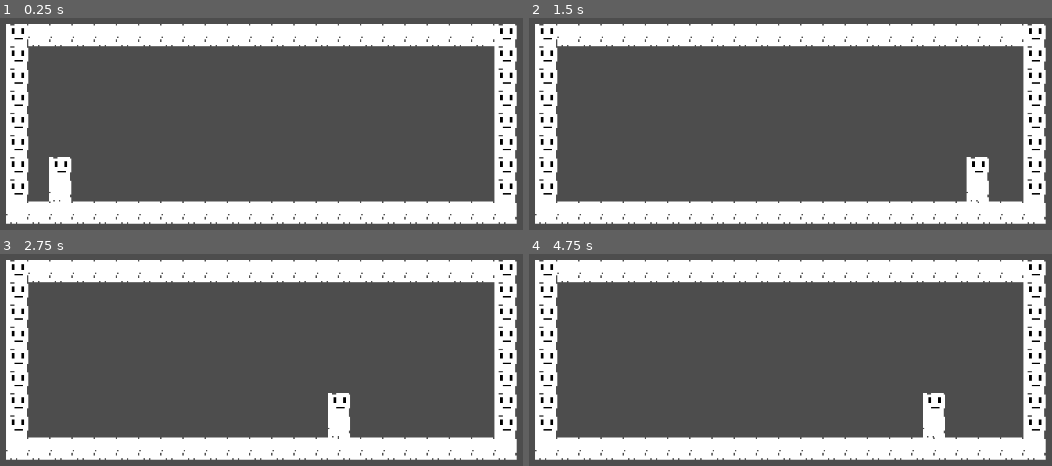
Above: before the commit, frames 1-4 (two rows, left to right).
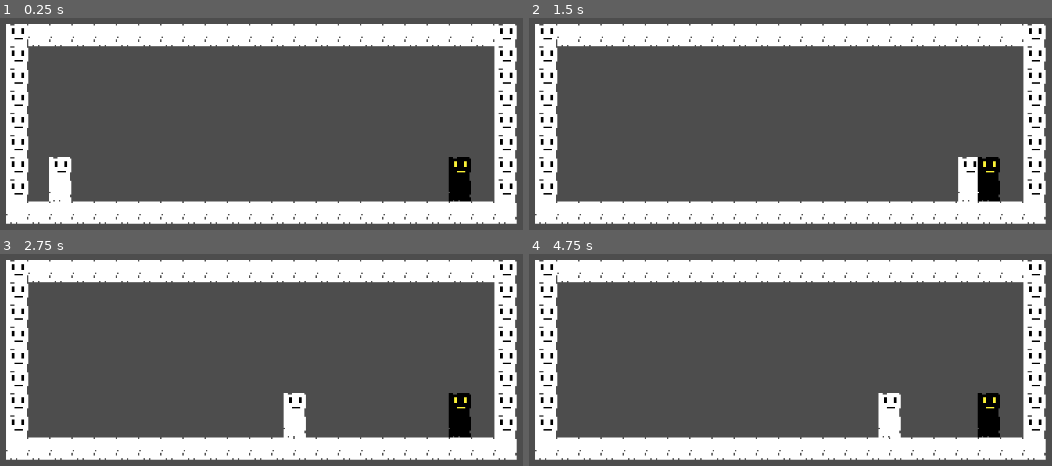
Above: after the commit, the same moments.

Repository: ZiyadAziz/Risky-Slice
Game: Godot game, scene res://scenes/game.tscn
Two runs of this game, one before a commit and one after it. Both use one fixed random seed, a clock stepped at 60 frames per second and the inputs below.
Inputs (mouse positions are in pixels of both pictures, inside the frame that each line leads up to):
- Up to frame 1 (0.25 s): no input
- Up to frame 2 (1.5 s): tap Enter at 0.5 s; move the mouse to (978, 179) at 0.52 s; hold D (move_forward_singleplayer) from 0.53 s (still down); click (978, 179) at 0.6 s; move the mouse to (644, 223) at 1.27 s; tap Space (feint_singleplayer) at 1.35 s
- Up to frame 3 (2.75 s): tap Space (feint_singleplayer) at 2 s; move the mouse to (350, 338) at 2.02 s; release D (move_forward_singleplayer) at 2.03 s; hold A (block_and_move_backwards_singleplayer) from 2.03 s (still down); right-click (350, 338) at 2.1 s
- Up to frame 4 (4.75 s): move the mouse to (outside the picture) at 2.77 s; release A (block_and_move_backwards_singleplayer) at 2.78 s; hold D (move_forward_singleplayer) 2.78-4.28 s; click (outside the picture) at 2.85 s; tap Enter at 3.5 s; move the mouse to (outside the picture) at 3.52 s; tap Space (feint_singleplayer) at 3.6, 4.25 s; move the mouse to (560, 370) at 4.27 s; hold A (block_and_move_backwards_singleplayer) from 4.28 s (still down); right-click (560, 370) at 4.35 s; tap D (move_forward_singleplayer) at 4.52 s

The runs differ from the first frame. In frame 1, 0.9% of the frame differs, in the area x 85-91%, y 65-87%; in frame 2, 1.3%; in frame 3, 2.6%; in frame 4, 2.7%, in the area x 66-91%, y 65-87%.

Commit message:
Added an enemy character

Diff:
--- a/scenes/game.tscn
+++ b/scenes/game.tscn
@@ -1,7 +1,8 @@
-[gd_scene load_steps=5 format=4 uid="uid://s67p1qob7srn"]
+[gd_scene load_steps=6 format=4 uid="uid://s67p1qob7srn"]
 
 [ext_resource type="PackedScene" uid="uid://gf5ckfd357wu" path="res://scenes/temp_player.tscn" id="1_uwrxv"]
 [ext_resource type="Texture2D" uid="uid://cqdciv1wjjbi8" path="res://assets/TempCharacter.png" id="2_yqjtg"]
+[ext_resource type="PackedScene" uid="uid://c4jjhndepghq6" path="res://scenes/temp_enemy.tscn" id="3_lnu2h"]
 
 [sub_resource type="TileSetAtlasSource" id="TileSetAtlasSource_lnu2h"]
 texture = ExtResource("2_yqjtg")
@@ -25,3 +26,6 @@
 [node name="TileMapLayer" type="TileMapLayer" parent="."]
 tile_map_data = PackedByteArray("AAD+/wAAAAAAAAEAAAD9/wAAAAAAAAEAAAD8/wAAAAAAAAEAAAD7/wAAAAAAAAEAAAD6/wAAAAAAAAEAAAD5/w …(3280 unchanged characters)…
 tile_set = SubResource("TileSet_lbhrr")
+
+[node name="temp_enemy" parent="." instance=ExtResource("3_lnu2h")]
+position = Vector2(135, -16)
--- /dev/null
+++ b/scenes/temp_enemy.tscn
@@ -0,0 +1,29 @@
+[gd_scene load_steps=5 format=3 uid="uid://c4jjhndepghq6"]
+
+[ext_resource type="Texture2D" uid="uid://xwffp4rvjoya" path="res://assets/TempEnemy.png" id="1_xq7ou"]
+
+[sub_resource type="AtlasTexture" id="AtlasTexture_2wt5d"]
+atlas = ExtResource("1_xq7ou")
+region = Rect2(0, 0, 16, 32)
+
+[sub_resource type="SpriteFrames" id="SpriteFrames_5eeuo"]
+animations = [{
+"frames": [{
+"duration": 1.0,
+"texture": SubResource("AtlasTexture_2wt5d")
+}],
+"loop": true,
+"name": &"default",
+"speed": 5.0
+}]
+
+[sub_resource type="CapsuleShape2D" id="CapsuleShape2D_k2yj4"]
+radius = 7.0
+
+[node name="temp_enemy" type="CharacterBody2D"]
+
+[node name="AnimatedSprite2D" type="AnimatedSprite2D" parent="."]
+sprite_frames = SubResource("SpriteFrames_5eeuo")
+
+[node name="CollisionShape2D" type="CollisionShape2D" parent="."]
+shape = SubResource("CapsuleShape2D_k2yj4")
--- a/scripts/temp_player.gd
+++ b/scripts/temp_player.gd
@@ -1,8 +1,6 @@
 extends CharacterBody2D
 
-
 const SPEED = 300.0
-
 
 func _physics_process(delta: float) -> void:
 	# Add the gravity.
@@ -17,9 +15,12 @@
 		$AttackArea/CollisionShape2D.disabled = true
 
 
+	#this should have a similar hitbox system as the attack,
+	#but instead of looking for a player hitbox it would look for the attack hitbox, so im gonna have to do funny layer stuff i think
 	if Input.is_action_just_pressed("parry_singleplayer"):
 		print("parry")
 
+	#This shouldnt have any hitbox, it should just play a feint animation to bait the enemy
 	if Input.is_action_just_pressed("feint_singleplayer"):
 		print("feint")
 
Binary file added: assets/TempEnemy.png
Not shown, added: assets/TempEnemy.png.import
